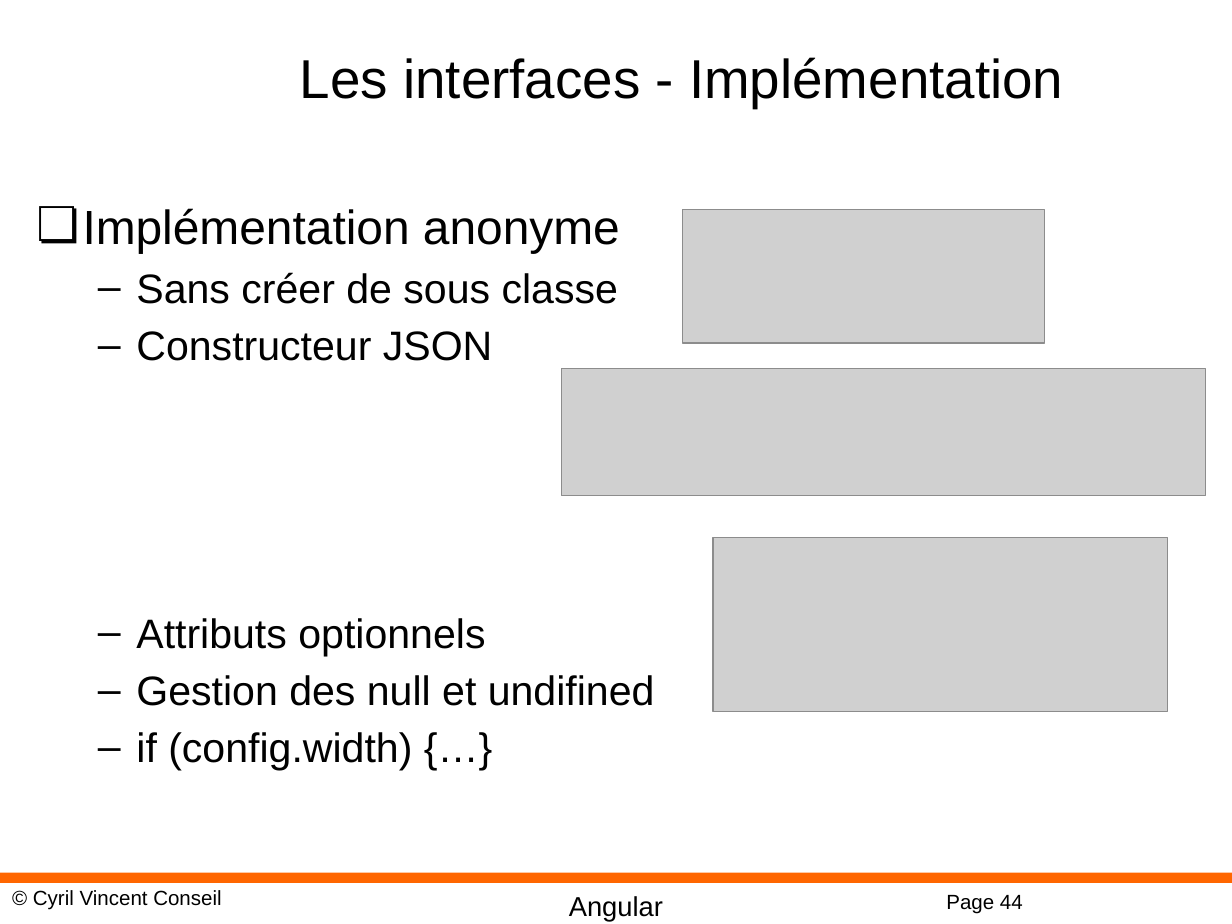
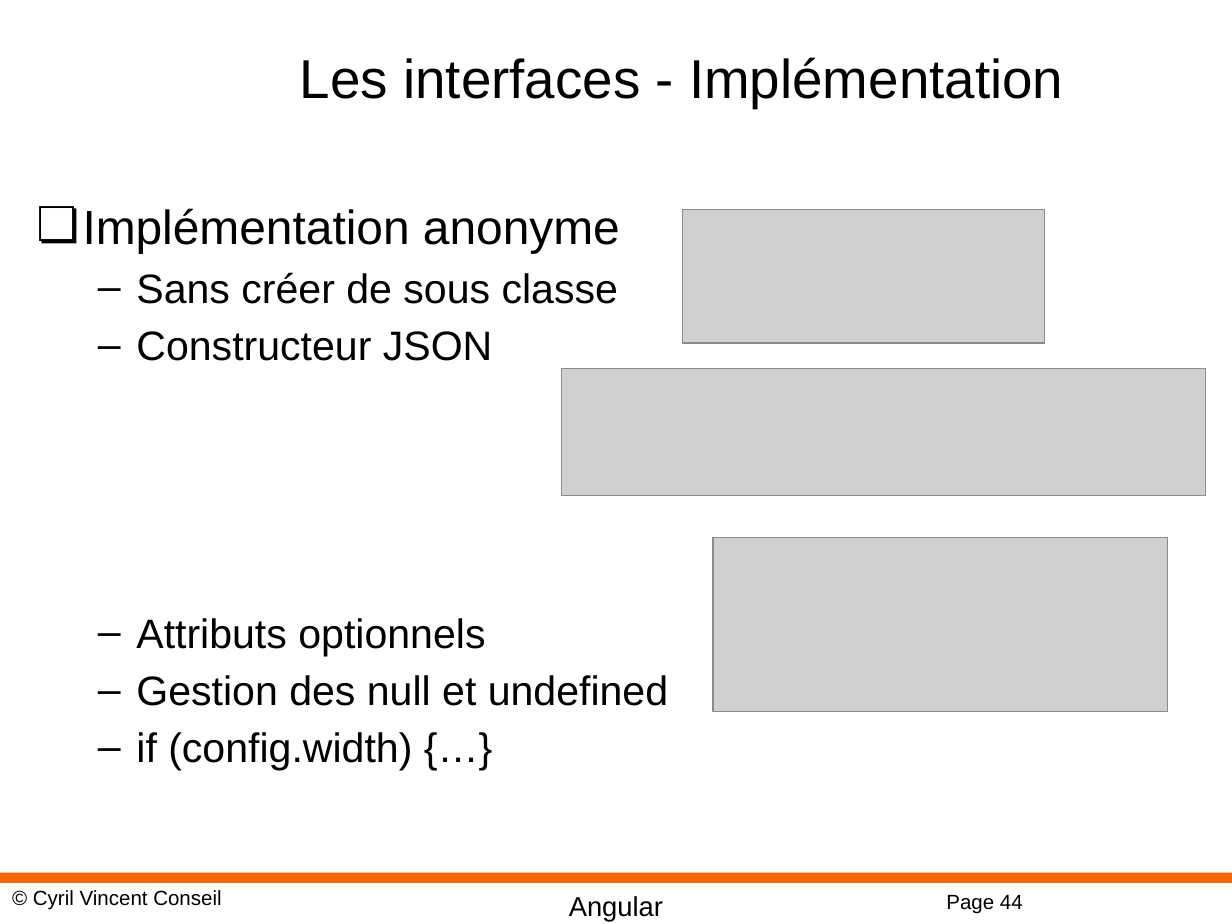
Before and after one commit to cyrilvincent/angular, a slide deck: slide 44 of PPT/Angular10-TSOO.pptx. Drawn at 1232x924 pixels with LibreOffice and Linux fonts; fonts in the diff are those of the drawing; grey boxes stand for pictures; background and template pictures are left out. Boxes give left, top, right and bottom in pixels: in the first picture for what was removed or moved away, otherwise in the second. Text is boxed around its words. In the diff, an @@ line names an element or a change of style, - is before the commit and + after.

```diff
--- a/PPT/Angular10-TSOO.pptx
+++ b/PPT/Angular10-TSOO.pptx
@@ text at (x1=136, y1=675, x2=668, y2=706): text changed @@
-  – Gestion des null et undifined
+  – Gestion des null et undefined
```
Also in this commit, not shown: 1 other slide changed, 5 other files.
